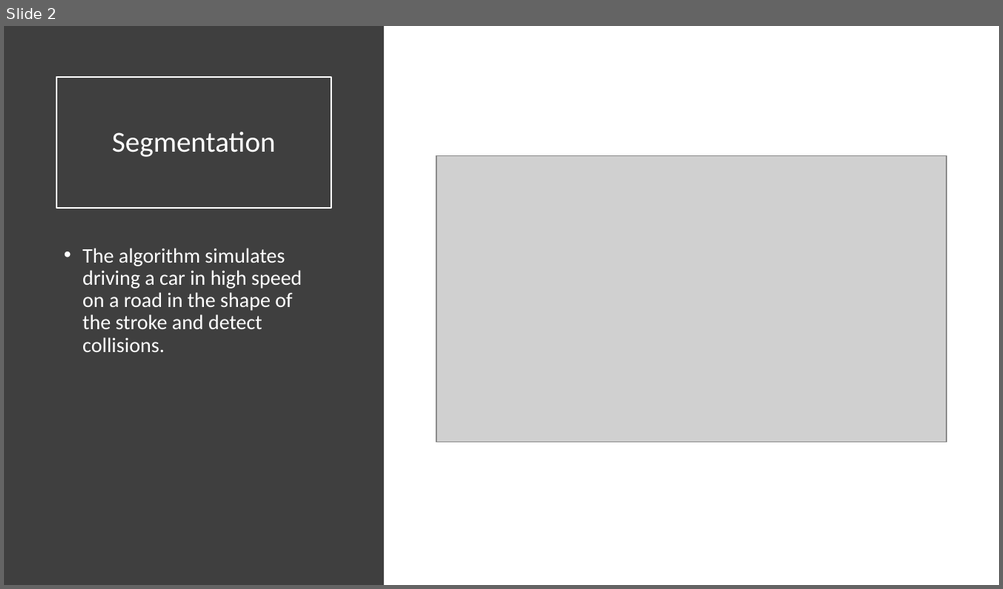
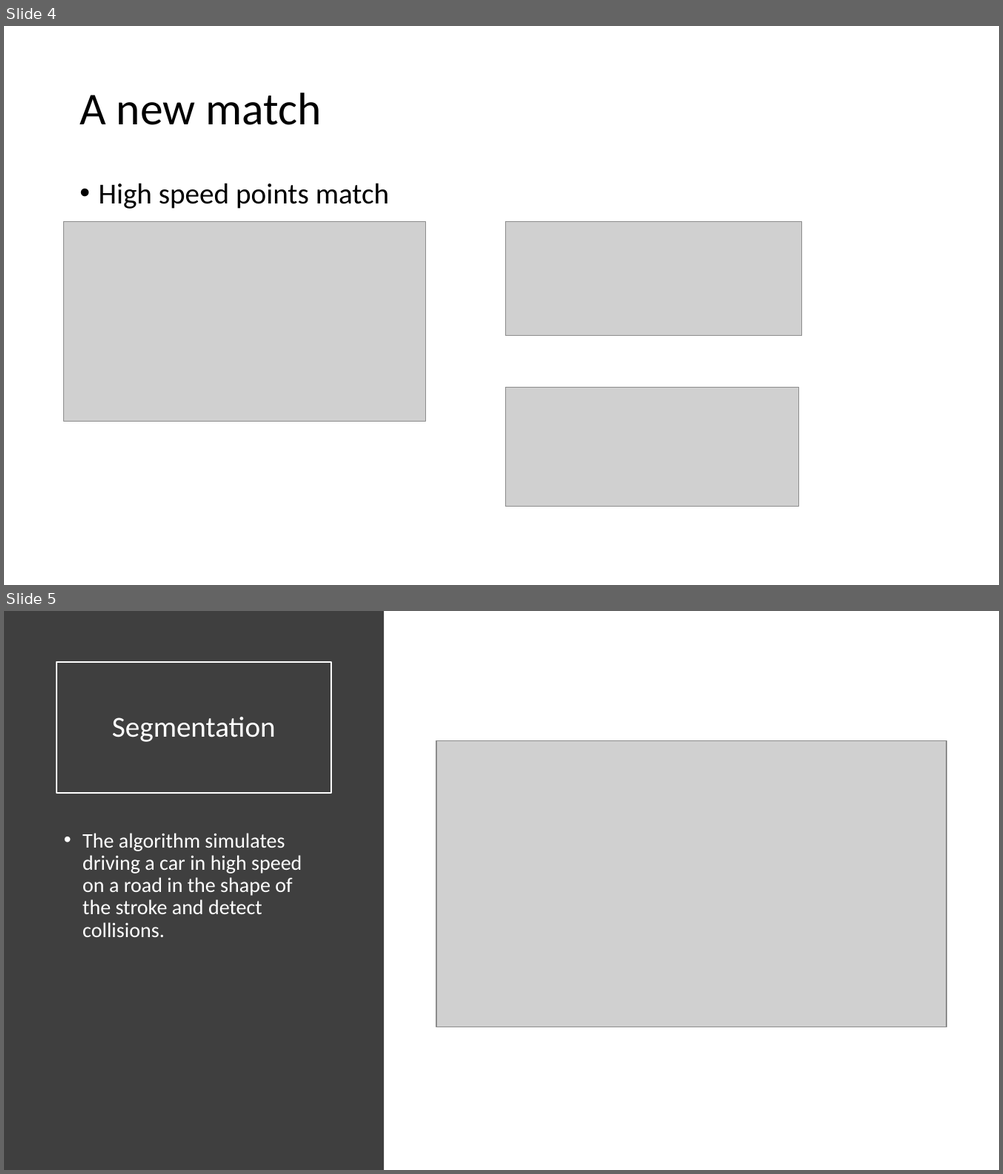
Before and after one commit to Alanyang0816/Signature-analysis, a slide deck: aditya ppt.pptx. Shown one above the other, each under a label of ours: slide 2 before the commit, slides 4 and 5 after it. The pictures are 1003x589 and 1003x1174 pixels, drawn with LibreOffice and Linux fonts; fonts in the diff are those of the drawing; grey boxes stand for pictures. Boxes give left, top, right and bottom in pixels: in the first picture for what was removed or moved away, otherwise in the second. Text is boxed around its words. In the diff, an @@ line names an element or a change of style, - is before the commit and + after.

```diff
--- a/aditya ppt.pptx
+++ b/aditya ppt.pptx
@@ slide 4 added at bbox=[4, 26, 999, 585], background #FFFFFF @@
@@ title added at bbox=[79, 93, 321, 125], 44 pt, text #000000 @@
+A new match
@@ text added at bbox=[99, 183, 389, 209], 28 pt, text #000000 @@
+• High speed points match
@@ picture added at bbox=[64, 222, 426, 421] @@
@@ picture added at bbox=[506, 222, 802, 336] @@
@@ picture added at bbox=[506, 388, 799, 506] @@
@@ what was slide 2 is now slide 5 @@
```
Also in this commit, not shown: 4 other slides added, 1 slide removed.
